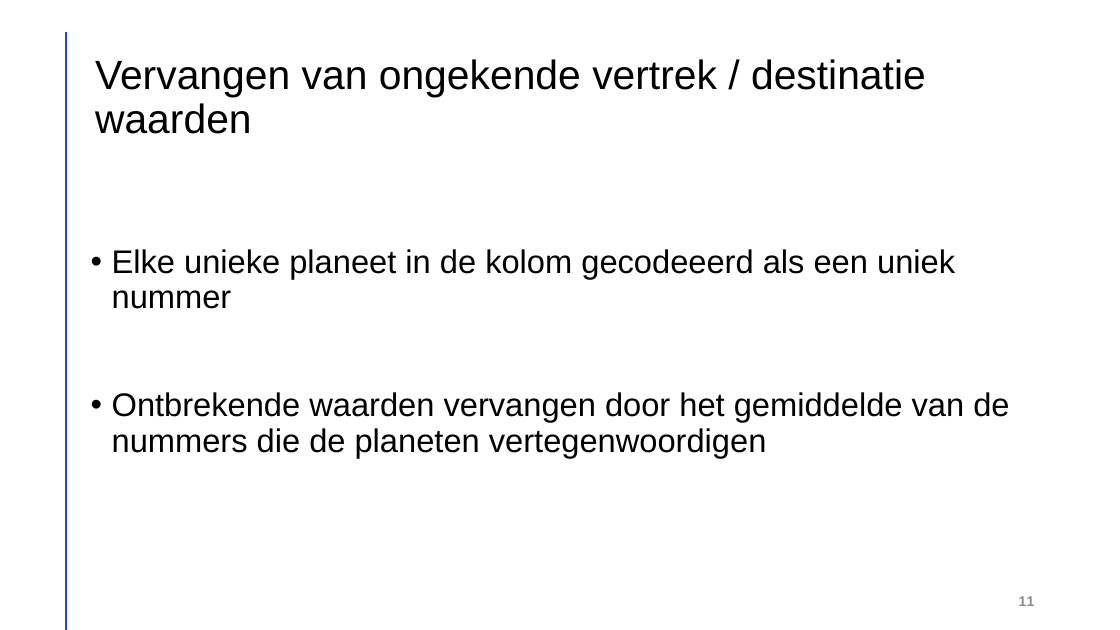
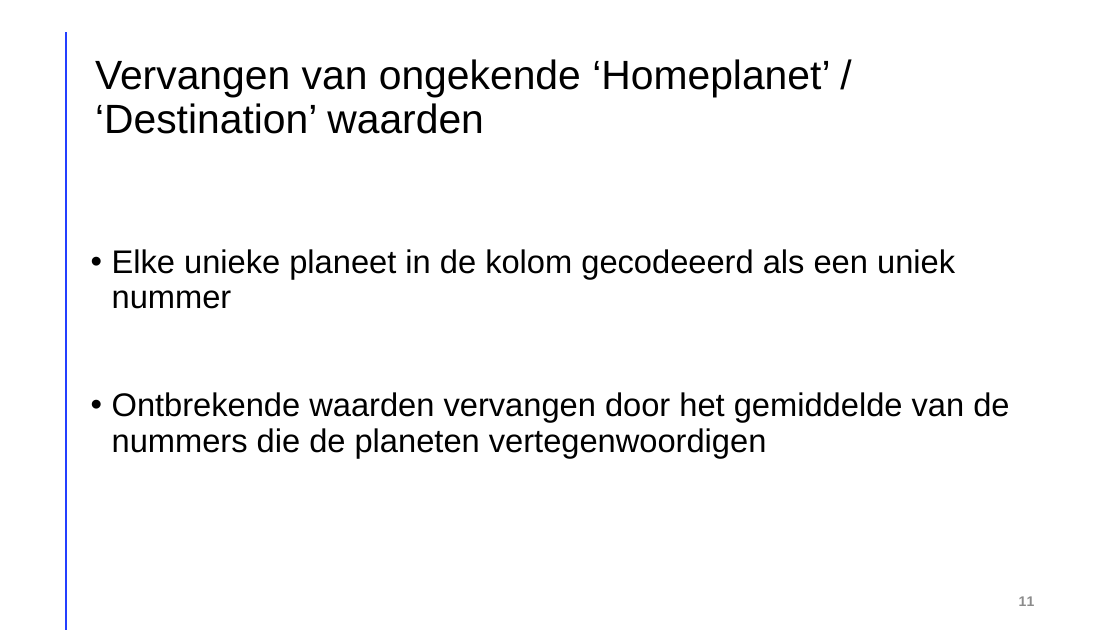
Before and after one commit to robinmonsere/Spaceship-Titanic, a slide deck: slide 11 of Documents/Spaceship titanic.pptx. Drawn at 1120x630 pixels with LibreOffice and Linux fonts; fonts in the diff are those of the drawing. Boxes give left, top, right and bottom in pixels: in the first picture for what was removed or moved away, otherwise in the second. Text is boxed around its words. In the diff, an @@ line names an element or a change of style, - is before the commit and + after.

```diff
--- a/Documents/Spaceship titanic.pptx
+++ b/Documents/Spaceship titanic.pptx
@@ title at bbox=[95, 59, 830, 134]: text changed @@
-Vervangen van ongekende vertrek / destinatie
-waarden
+Vervangen van ongekende ‘Homeplanet’ / ‘Destination’ waarden
```
Also in this commit, not shown: 11 other slides changed, 1 slide added, 2 other files.
